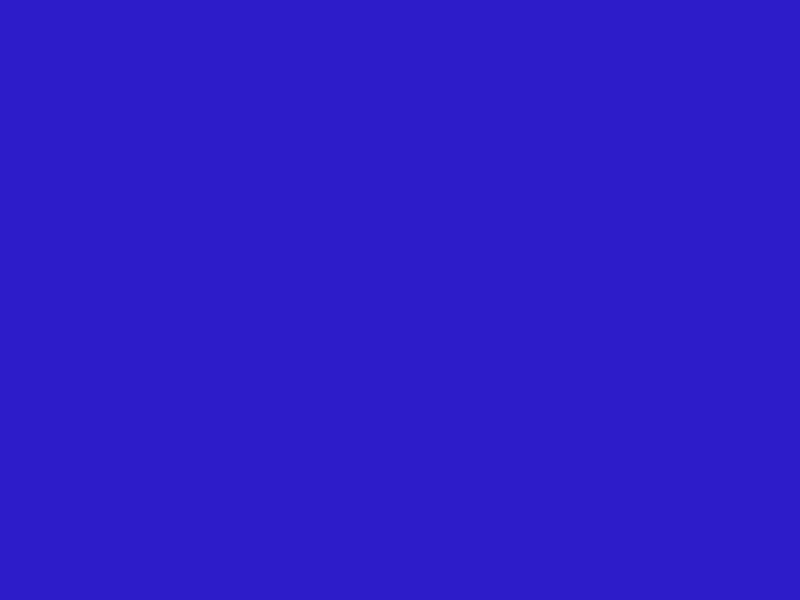
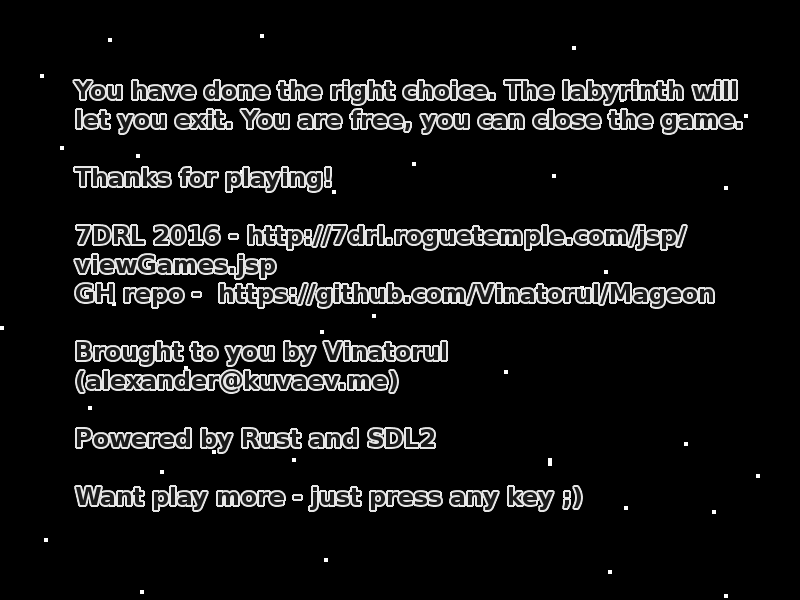
Two versions of the same layered image (800px x 600px). Layer-by-layer changes:
removed layer "Background" over [0, 0, 800, 600]
added layer "You have done the right choice..." above "outline" over [74, 81, 741, 510]
added layer "outline" above "background.png" over [72, 79, 743, 512]
added layer "background.png" over [0, 0, 800, 600]
